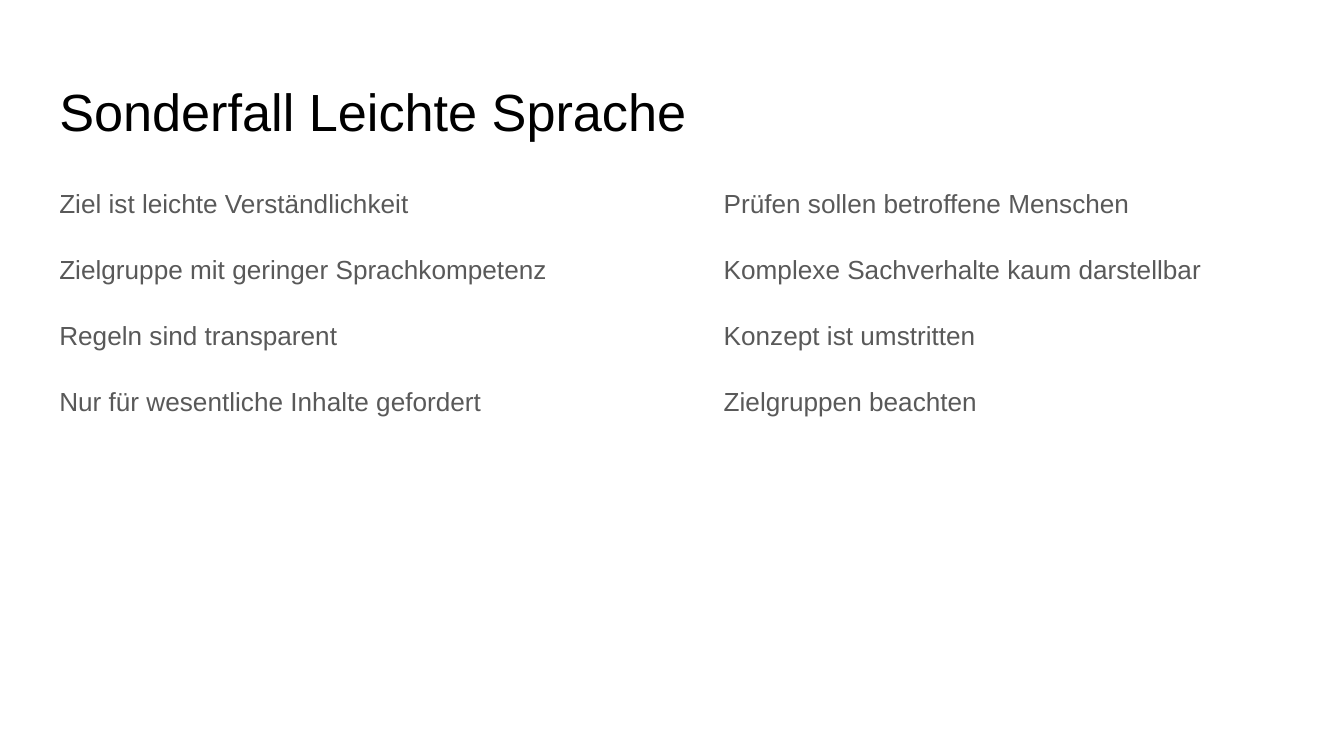
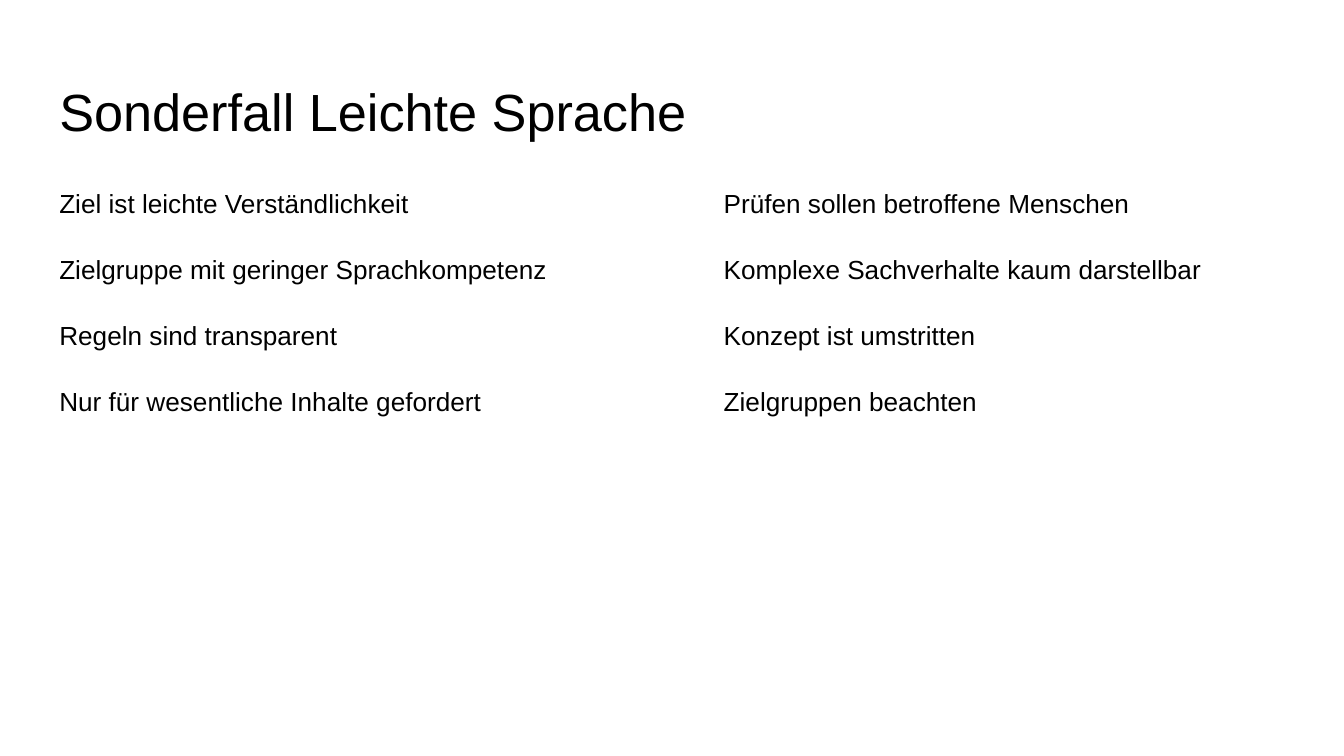
Before and after one commit to datengaertnerei/A11yTesting, a slide deck: slide 13 of Barrierefreiheit Mainstream.pptx. Drawn at 1344x756 pixels with LibreOffice and Linux fonts; fonts in the diff are those of the drawing. Boxes give left, top, right and bottom in pixels: in the first picture for what was removed or moved away, otherwise in the second. Text is boxed around its words. In the diff, an @@ line names an element or a change of style, - is before the commit and + after.

```diff
--- a/Barrierefreiheit Mainstream.pptx
+++ b/Barrierefreiheit Mainstream.pptx
@@ text "Ziel ist leichte Verständlichkeit" at [59, 194, 547, 417]: text colour #595959 to #000000 @@
@@ text "Prüfen sollen betroffene Menschen" at [724, 194, 1201, 417]: text colour #595959 to #000000 @@
```
Also in this commit, not shown: 4 other slides changed, 1 other file.
